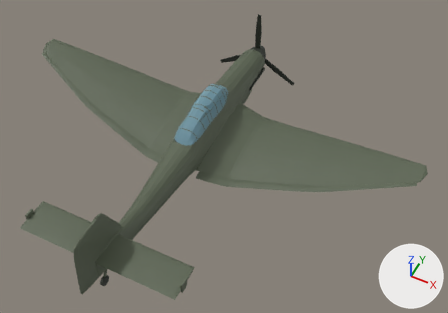
The Blender file tools/blender/ju87.blend as it was, and as the next commit left it.
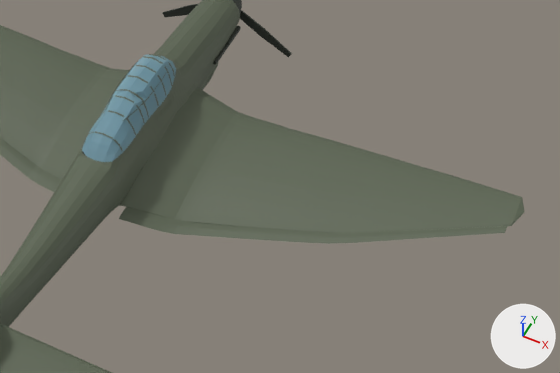
The first picture shows the older version from a 50 mm lens placed at (6.82, -13.2, 14.25), pointed at (1.02, -1.6, -0.25). The close-ups show the older and then the newer version on the part from 28% to 100% of the width and 17% to 85% of the height of that picture. Only the edits that show in the close-ups are written down. Arrows for +X, +Y and +Z are at lower right; the lights stay in place.

In view in the first close-up: 'JU87_Flap', 'JU87_Fuselage', 'JU87_Glass', 'JU87_Prop', 'JU87_Tailplane', 'JU87_Wing' and 4 more.
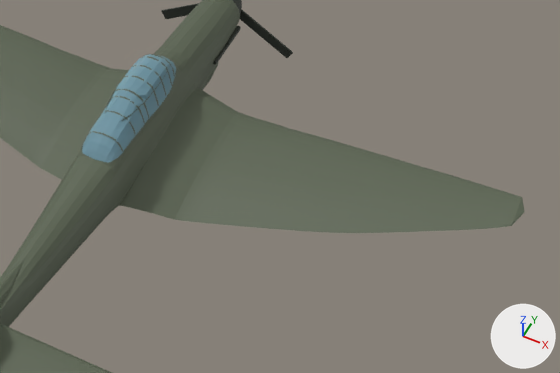
Boxes (x1, y1, x2, y2) around the edits, measured in the close-ups (560 x 373 px):
'JU87_Flap', deleted
    before: (0, 138, 507, 244)
'JU87_Glass', reshaped
    before: (82, 54, 176, 162)
    after: (82, 54, 176, 163)
'JU87_Prop', reshaped
    before: (162, 4, 292, 57)
    after: (161, 3, 293, 58)
part 2 of me_ju87_prop, rebuilt
    before: (240, 10, 292, 57)
    after: (240, 9, 293, 58)
part 3 of me_ju87_prop, rebuilt (21% taller)
    before: (162, 4, 198, 17)
    after: (161, 3, 199, 19)

The edits, one by one:
me_ju87_glass is used by ob_ju87_glass; location (0.0, 0.0, 0.0).
me_ju87_glass had 227 vertices, 152 faces and spanned x -0.41..0.41, y -2.43..0.22, z 0.61..1.18.
me_ju87_glass now has 303 vertices, 218 faces and spans x -0.42..0.42, y -2.41..0.22, z 0.61..1.18.
me_ju87_glass part 1: 63 vertices moved from x -0.41..0.41, y -2.4..0.2, z 0.61..1.03 to x -0.42..0.41, y -2.34..0.19, z 0.61..0.85; 103 vertices removed from x -0.41..0.41, y -2.43..0.22, z 0.61..1.13; 179 vertices added at x -0.38..0.38, y -2.41..0.22, z 0.61..1.16.
me_ju87_prop is used by ob_ju87_prop; location (0.0, 0.0, 0.0).
me_ju87_prop had 36 vertices, 60 faces and spanned x -1.5..1.5, y 3.13..3.16, z -0.9..1.7.
me_ju87_prop now has 24 vertices, 36 faces and spans x -1.53..1.53, y 3.13..3.16, z -0.95..1.7.
me_ju87_prop part 2: the loose piece of 12 vertices spanning x 0.13..1.5, y 3.13..3.16, z -0.9..-0.02 is rebuilt with 8 vertices and now spans x 0.12..1.53, y 3.13..3.16, z -0.95..0.0.
me_ju87_prop part 3: the loose piece of 12 vertices spanning x -1.5..-0.13, y 3.13..3.16, z -0.9..-0.02 is rebuilt with 8 vertices and now spans x -1.53..-0.12, y 3.13..3.16, z -0.95..0.0.
Other edits to the shape of me_ju87_prop do not show in these pictures.
Object 'JU87_Flap' (ob_ju87_flap) is deleted.
